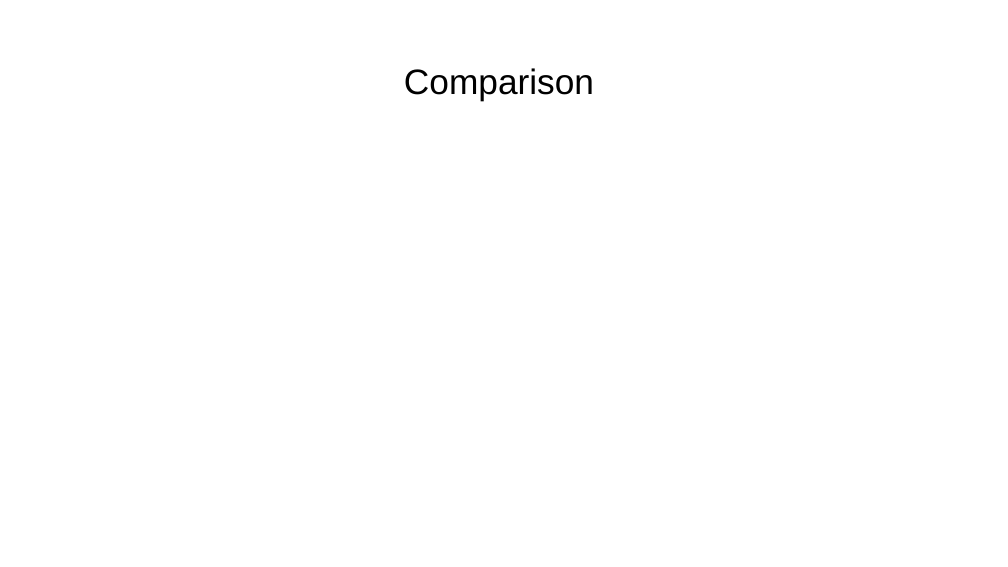
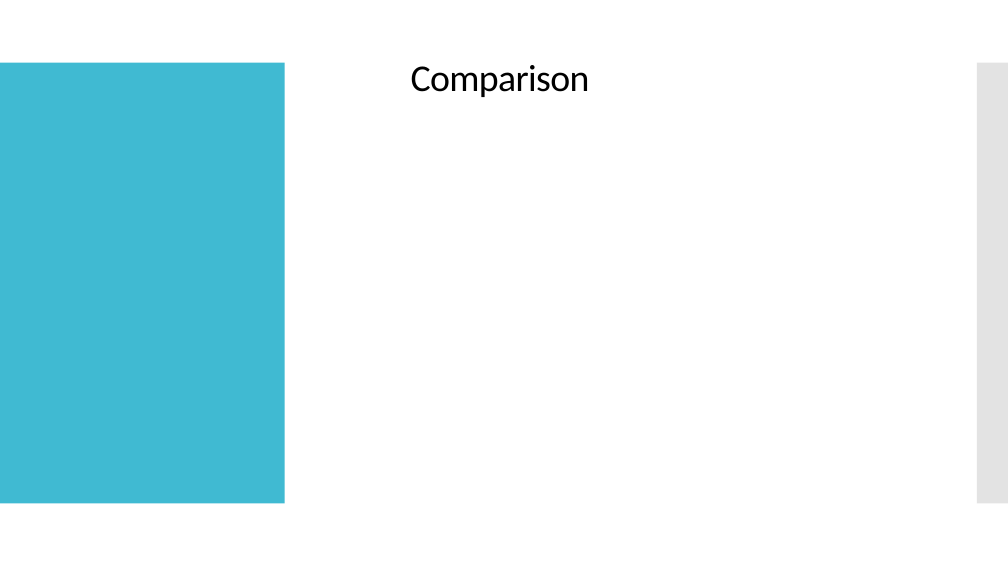
Before and after one commit to darshak-k/RainSenseAI-Project, a slide deck: slide 8 of Documentation/AI PPT.pptx. Drawn at 1008x567 pixels with LibreOffice and Linux fonts; fonts in the diff are those of the drawing. Boxes give left, top, right and bottom in pixels: in the first picture for what was removed or moved away, otherwise in the second. Text is boxed around its words. In the diff, an @@ line names an element or a change of style, - is before the commit and + after.

```diff
--- a/Documentation/AI PPT.pptx
+++ b/Documentation/AI PPT.pptx
@@ title "Comparison" at [411, 65, 590, 97]: size 25.2 to 27 pt, font Arial to Calibri, letter spacing 0 to -0.5 pt; line spacing 1 to 0.9 @@
@@ rectangle added at [0, 62, 284, 503], fill #40BAD2 @@
@@ rectangle added at [977, 62, 1008, 503], fill #C8C8C8 at 50% opacity @@
```
Also in this commit, not shown: 9 other slides changed, 1 slide added, 1 slide removed.
